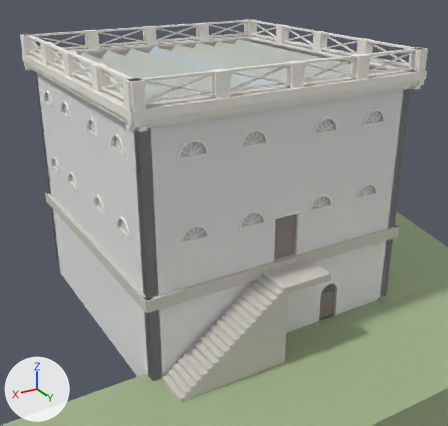
Renders of the glTF model theatre_hill.glb from each side of a commit.
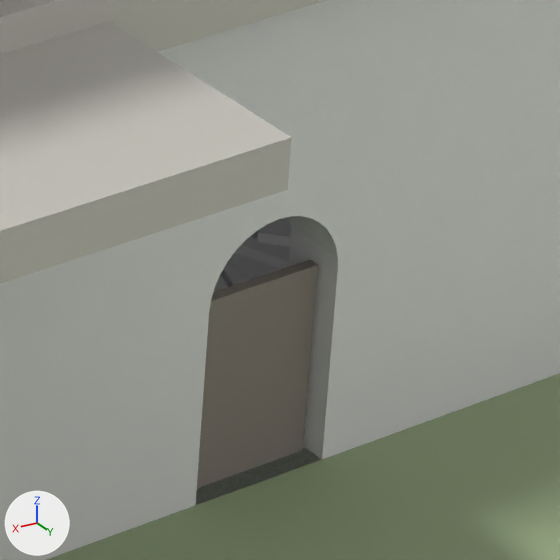
There are two pictures of each version: one from a 50 mm lens placed at (15.1, 26.54, 13.37), pointed at (-0.09, 1.23, 0.71), one close up on the part from 66% to 82% of the width and 60% to 77% of the height. The axes (+X, +Y, +Z) are drawn at lower left. The lights are the same throughout. The last two pictures show the newer version. Vertices at exactly the same position are counted once.

Script lines for the objects in view, before the commit:
```python
me_earth4_8 = bpy.data.meshes.new('earth4_8')
me_earth4_8.from_pydata(...)  # 16 vertices, 24 faces; spans x -13.4..13.4, y -13.4..13.4, z -6.4..0.1
me_earth4_8.materials.append(mat_earth4)  # greyish green #a2b48c
me_glass_3 = bpy.data.meshes.new('glass_3')
me_glass_3.from_pydata(...)  # 1222 vertices, 2312 faces; spans x -6.63..6.63, y -6.63..6.63, z 2.59..8.2
me_glass_3.materials.append(mat_glass)  # pale blue #deedf4
me_wood4_7 = bpy.data.meshes.new('wood4_7')
me_wood4_7.from_pydata(...)  # 304 vertices, 516 faces; spans x -6.25..6.25, y -6.25..6.25, z -3.81..3.61
me_wood4_7.materials.append(mat_wood4)  # its picture is missing
ob_earth4_8 = bpy.data.objects.new('earth4_8', me_earth4_8)
ob_earth4_8.location = (0.0, 0.0, 0.0)
ob_glass_3 = bpy.data.objects.new('glass_3', me_glass_3)
ob_glass_3.location = (0.0, 0.0, 0.0)
ob_wood4_7 = bpy.data.objects.new('wood4_7', me_wood4_7)
ob_wood4_7.location = (0.0, 0.0, 0.0)
# also in view: 'stone4_5' at (0.0, 0.82, -1.75); 'brick4_1' at (0.0, 0.0, 1.52); 'dark4_4' at (-1.33, 0.0, -0.46)
```
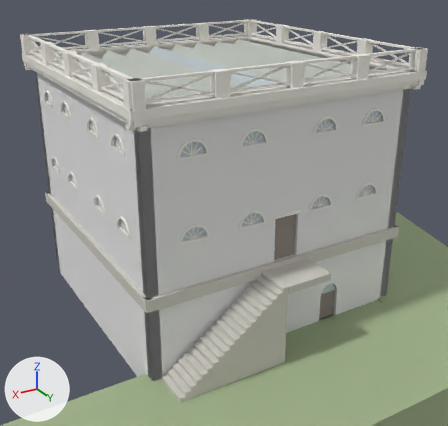
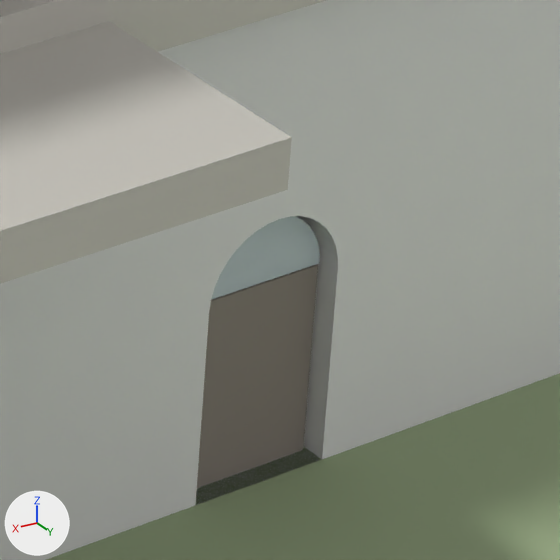
Boxes [x1, y1, x2, y2] around the edits, measured in the close-ups (560 x 560 px):
```json
{"object": "glass_3", "change": "reshaped", "after": [211, 216, 320, 300], "on screen": "not visible before"}
```

Edits to the scene script, one JSON object a line:
```json
{"block": "me_glass_3", "where": "# used by ob_glass_3; location = (0.0, 0.0, 0.0)"}
{"op": "remove", "block": "me_glass_3", "code": "me_glass_3.from_pydata(...)  # 1222 vertices, 2312 faces; spans x -6.63..6.63, y -6.63..6.63, z 2.59..8.2"}
{"op": "add", "block": "me_glass_3", "code": "me_glass_3.from_pydata(...)  # 1260 vertices, 2384 faces; spans x -6.63..6.63, y -6.63..6.63, z -2.1..8.2"}
{"block": "me_glass_3", "change": "me_glass_3 part 1: the loose piece of 38 vertices spanning x -5.15..-3.99, y 6.6..6.63, z 2.59..3.17 is copied, and the copy is scaled about its middle by (0.816, 1.25, 0.816), then moved by (1.83, -0.05, -4.75); it spans x -3.22..-2.27, y 6.55..6.58, z -2.1..-1.63"}
```
